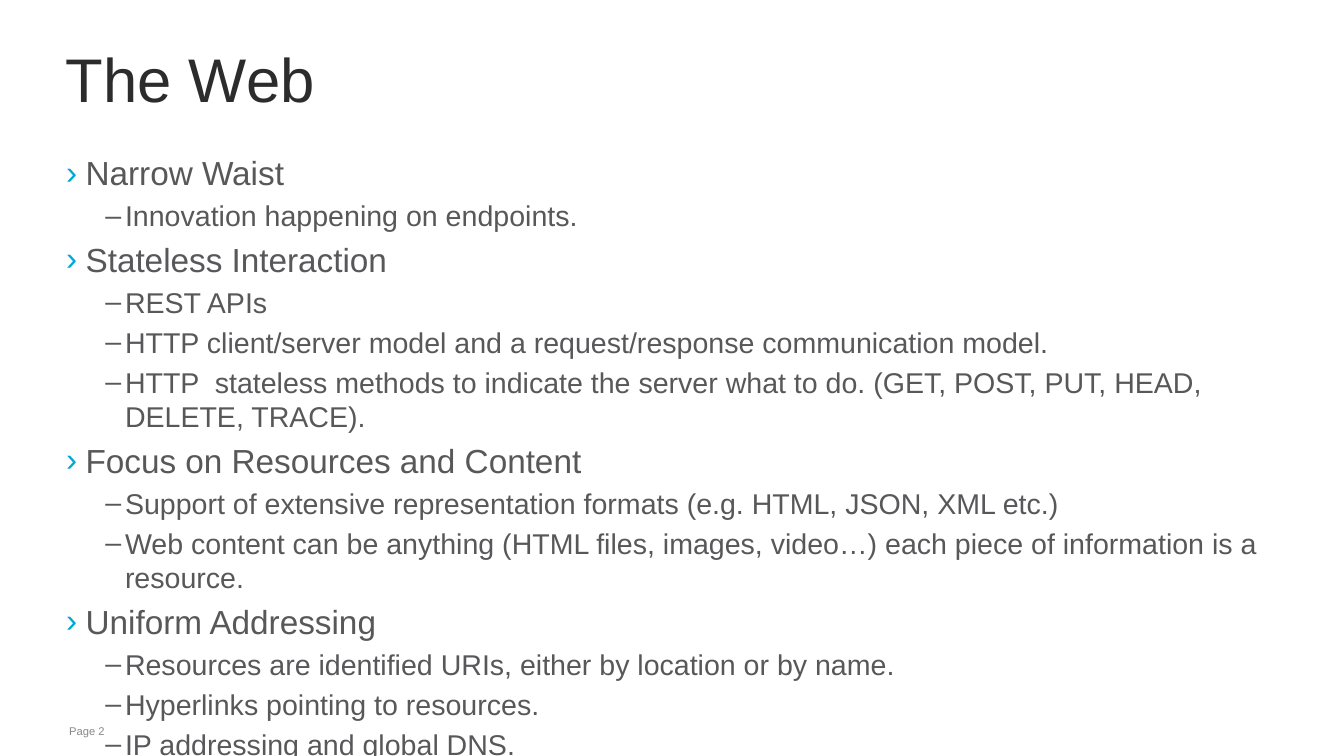
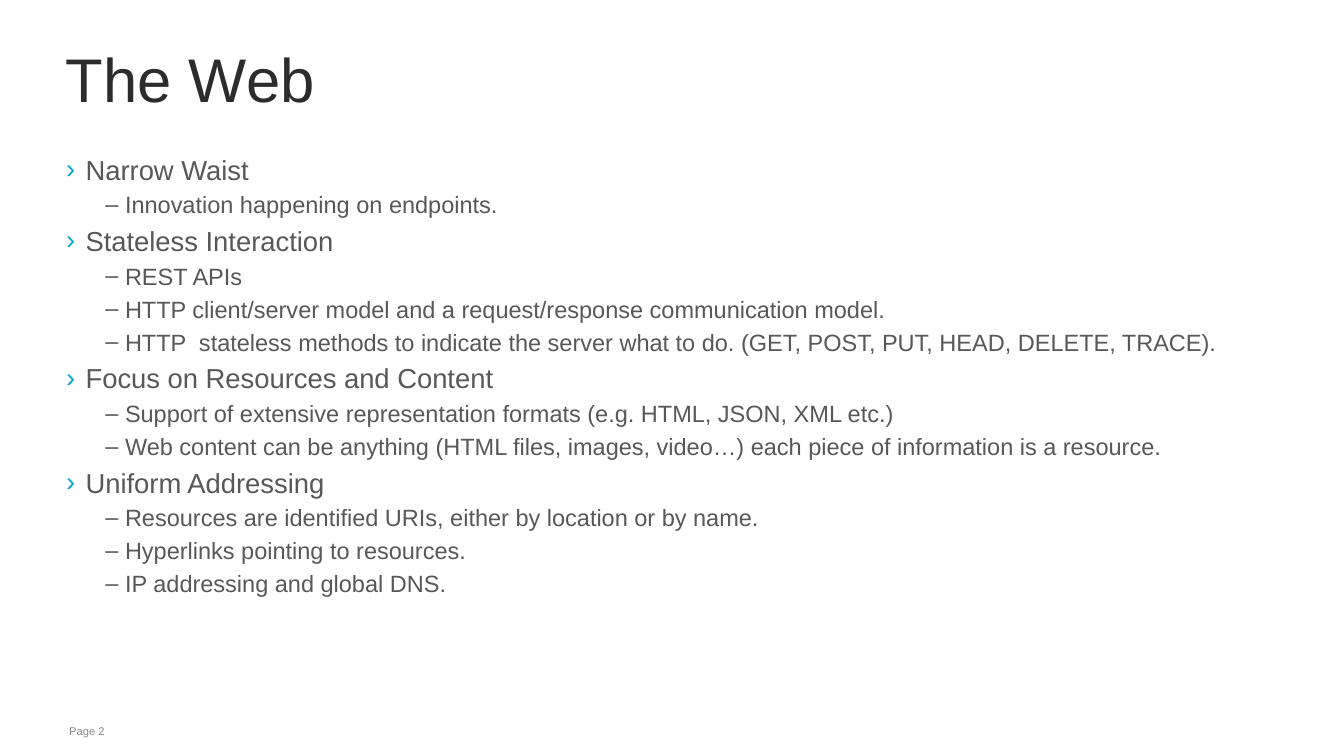
Before and after one commit to jaimejim/iot-playground, a slide deck: slide 2 of Documentation/IPSO_Intro_W3C.pptx. Drawn at 1344x756 pixels with LibreOffice and Linux fonts; fonts in the diff are those of the drawing; background and template pictures are left out. Boxes give left, top, right and bottom in pixels: in the first picture for what was removed or moved away, otherwise in the second. Text is boxed around its words. In the diff, an @@ line names an element or a change of style, - is before the commit and + after.

```diff
--- a/Documentation/IPSO_Intro_W3C.pptx
+++ b/Documentation/IPSO_Intro_W3C.pptx
@@ text "Narrow Waist" at (x1=86, y1=160, x2=1216, y2=597): size 23.8 to 19.6 pt in "Narrow Waist", "Stateless Interaction", "Focus on Resources and Content", "Uniform Addressing"; size 20.4 to 16.8 pt in "Innovation happening on endpoints.", "REST APIs", "HTTP client/server model and a request/response communicatio ...", "HTTP stateless methods to indicate the server ..." and 5 more places @@
```
Also in this commit, not shown: 2 other slides changed, 1 slide added, 21 other files.
